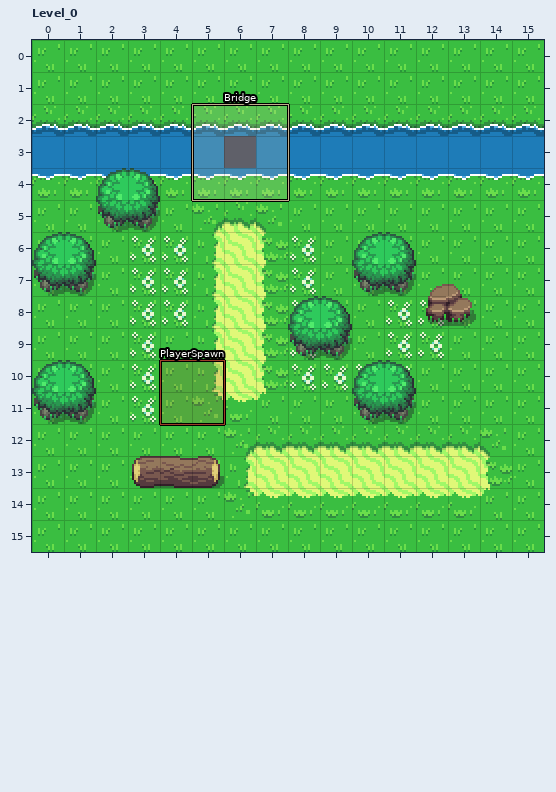
Two versions of a level (LDtk project, games/wayworn-hush/assets/tilesets/source/overworld.ldtk). Above is the file before it was changed.
Cells are 16x16 px. Shown: Level_0 x 0..15, y 0..15.
After the commit:
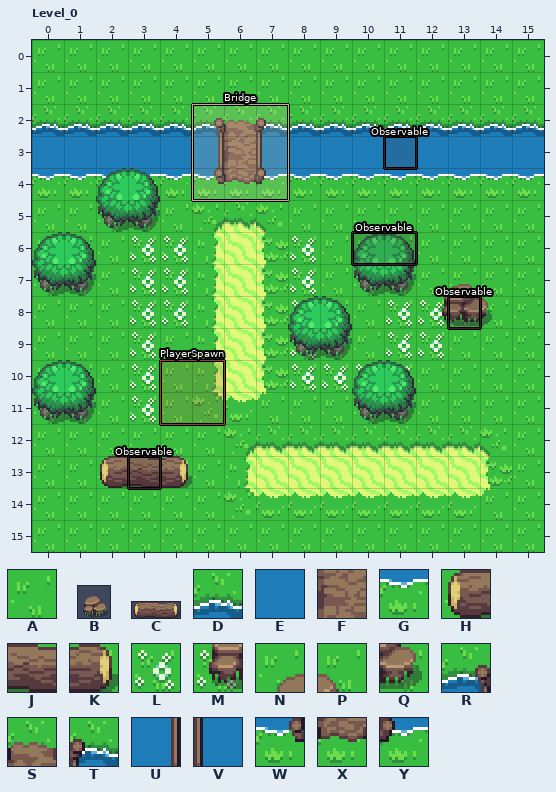
Key: from "Overworld": A 0, B 44, C 203, D 243, E 283, F 286, G 323, H 0 under 203, J 0 under 204, K 0 under 205, L 0 under 320, M 0 under 320 under 84, N 0 under 44, P 0 under 45, Q 0 under 85, R 243 under 245, S 243 under 246, T 243 under 247, U 283 under 285, V 283 under 287, W 323 under 325, X 323 under 326, Y 323 under 327.
_ is an empty cell.
Objects are placed by their top-left corner, in cells (3,4 is the top-left corner of cell 3,4); size is 1x1 cell unless given.
From old to new:
Layer "Ground":
y 2: x 5..7 DDD -> RST
y 3: x 5..7 E_E -> UFV
y 4: x 5..7 GGG -> WXY
y 7: x 12..13 NP -> AA
y 8: x 12..13 MQ -> LA
y 13: x 3..5 HJK -> AAA
Layer "Entities":
added: B "Rock" at 12.5,7 size 2x2
added: C "Log" at 2,13 size 3x1
Layer "Observables" (added):
added: "Observable" rectangle at 13,8
added: "Observable" rectangle at 10,6 size 2x1
added: "Observable" rectangle at 3,13
added: "Observable" rectangle at 11,3
